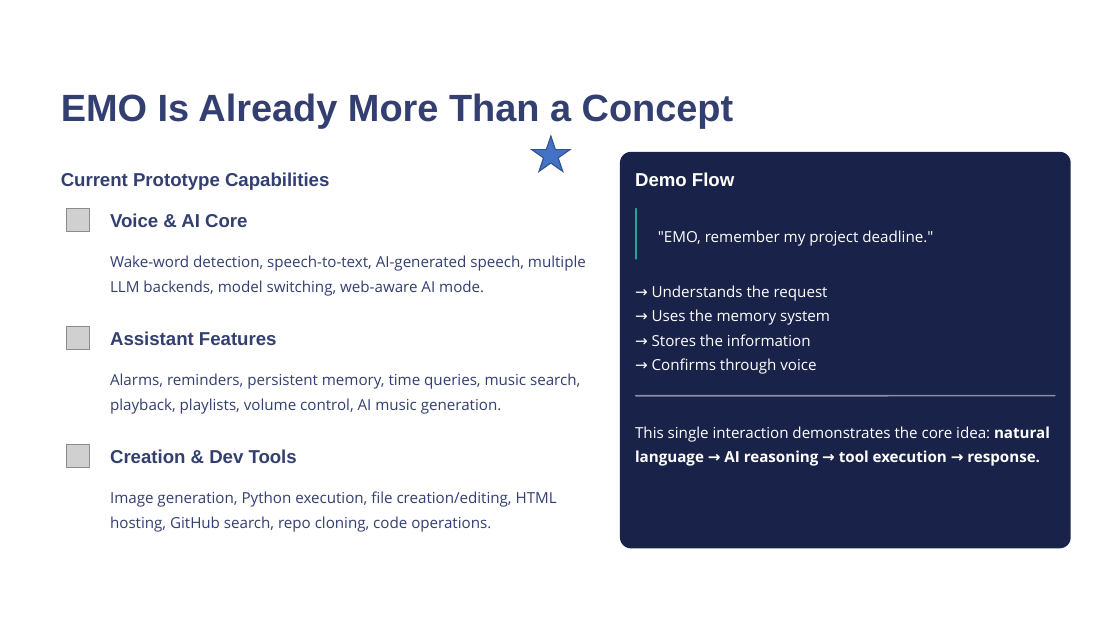
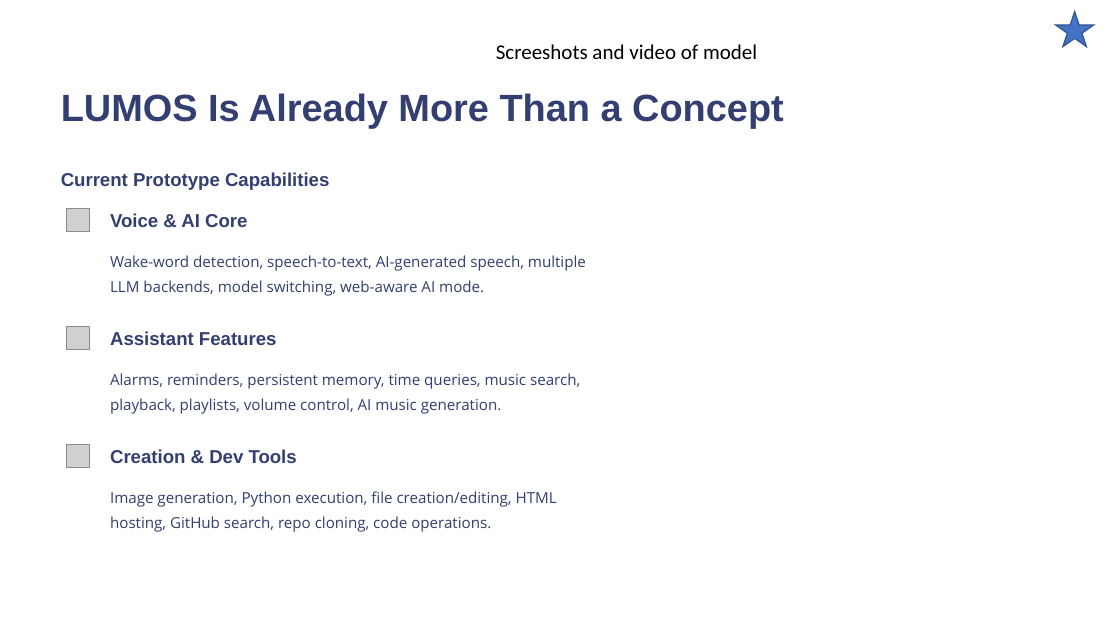
Before and after one commit to hillshighrobotics-glitch/dudetntatalbic, a slide deck: slide 7 of LUMOS [Autosaved].pptx (slide 6 before the commit). Drawn at 1120x630 pixels with LibreOffice and Linux fonts; fonts in the diff are those of the drawing; grey boxes stand for pictures; background and template pictures are left out. Boxes give left, top, right and bottom in pixels: in the first picture for what was removed or moved away, otherwise in the second. Text is boxed around its words. In the diff, an @@ line names an element or a change of style, - is before the commit and + after.

```diff
--- a/LUMOS [Autosaved].pptx
+++ b/LUMOS [Autosaved].pptx
@@ rectangle removed at box(0, 0, 1120, 630) @@
@@ star: place and size @@
-star at box(532, 136, 571, 171)
+star at box(1056, 12, 1095, 47)
@@ text added at box(496, 44, 757, 59), 18 pt, text #000000 @@
+Screeshots and video of model
@@ text at box(61, 93, 784, 128): text changed @@
-EMO Is Already More Than a Concept
+LUMOS Is Already More Than a Concept
@@ rounded rectangle removed at box(620, 152, 1071, 549) @@
@@ text removed at box(635, 172, 734, 186) @@
-Demo Flow
@@ rounded rectangle removed at box(635, 208, 637, 259) @@
@@ text removed at box(658, 230, 933, 246) @@
-"EMO, remember my project deadline."
@@ text removed at box(652, 285, 830, 374) @@
-→ Understands the request
-→ Uses the memory system
-→ Stores the information
-→ Confirms through voice
@@ rounded rectangle removed at box(635, 395, 1055, 397) @@
@@ text removed at box(635, 426, 1050, 466) @@
-This single interaction demonstrates the core idea: natural language → AI reasoning → tool execution → response.
```
Also in this commit, not shown: 6 other slides changed, 3 slides added.
